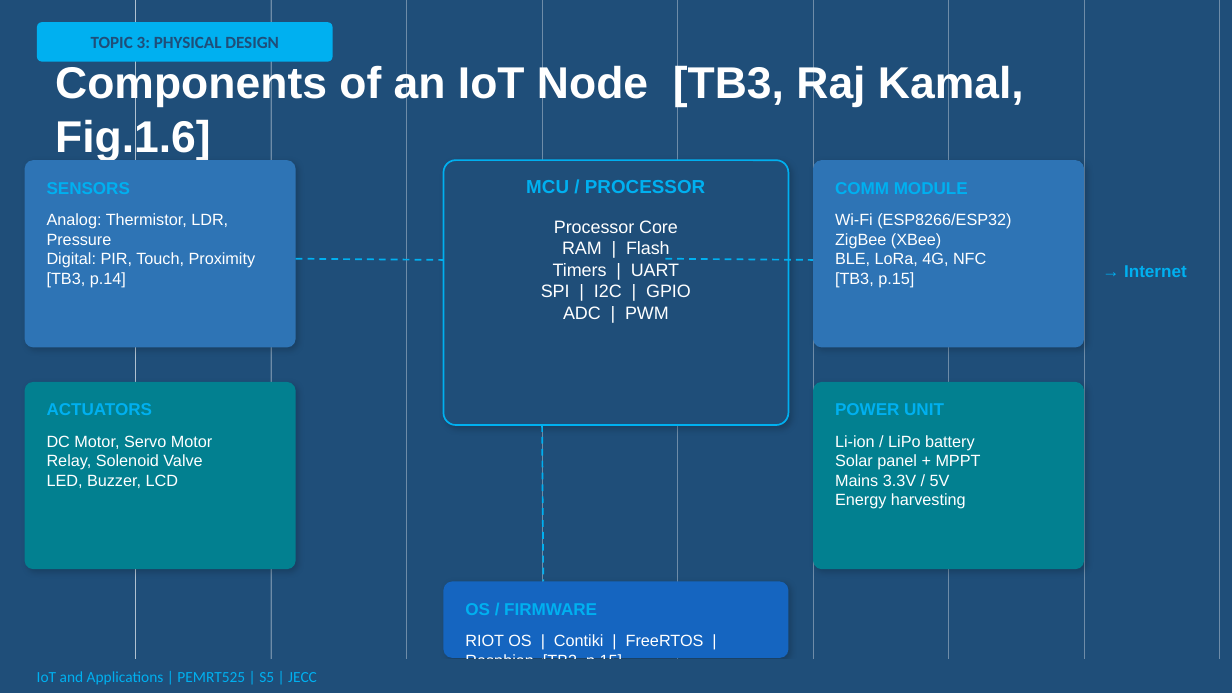
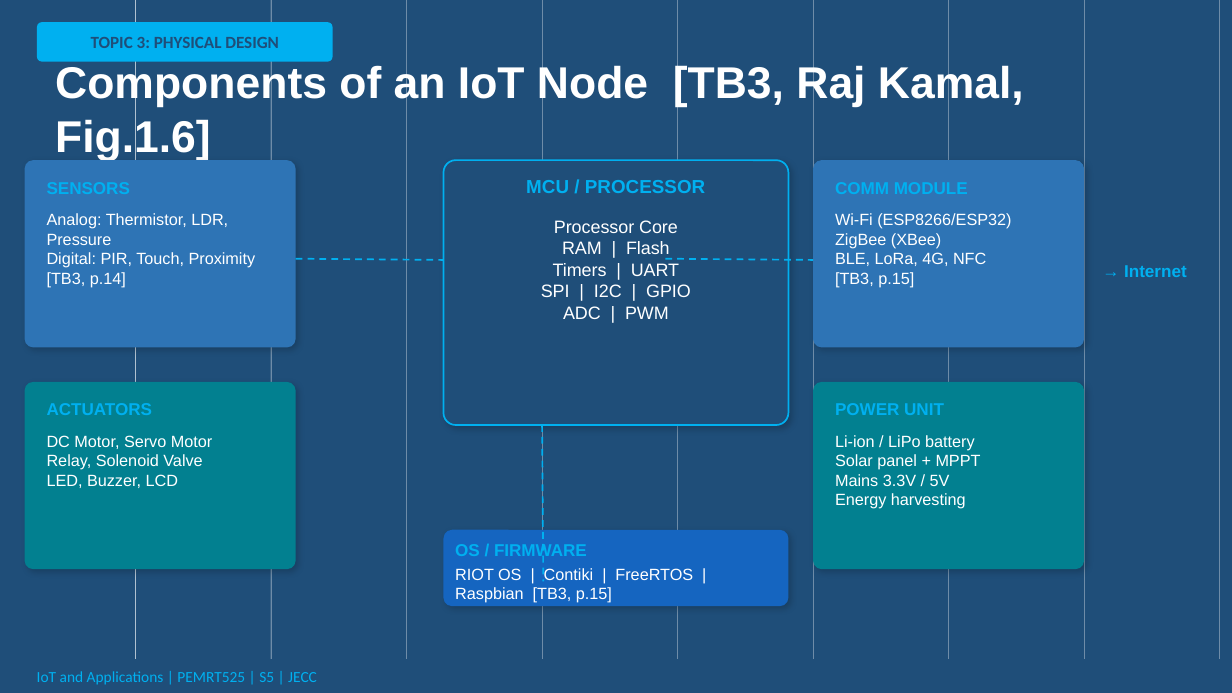
Before and after one commit to jineshkjose/IoT-Applications-PEMRT525, a slide deck: slide 8 of PPT/Module1_Detailed_PPT.pptx. Drawn at 1232x693 pixels with LibreOffice and Linux fonts; fonts in the diff are those of the drawing. Boxes give left, top, right and bottom in pixels: in the first picture for what was removed or moved away, otherwise in the second. Text is boxed around its words. In the diff, an @@ line names an element or a change of style, - is before the commit and + after.

```diff
--- a/PPT/Module1_Detailed_PPT.pptx
+++ b/PPT/Module1_Detailed_PPT.pptx
@@ text "OS / FIRMWARE" rewrapped from box(465, 603, 597, 615) to box(455, 544, 587, 560) @@
@@ rounded rectangle: place and size @@
-rounded rectangle at box(444, 582, 788, 658)
+rounded rectangle at box(444, 530, 788, 606)
@@ text "RIOT OS | Contiki | ..." rewrapped from box(465, 634, 704, 659) to box(455, 568, 693, 603) @@
```
Also in this commit, not shown: 56 other files.
